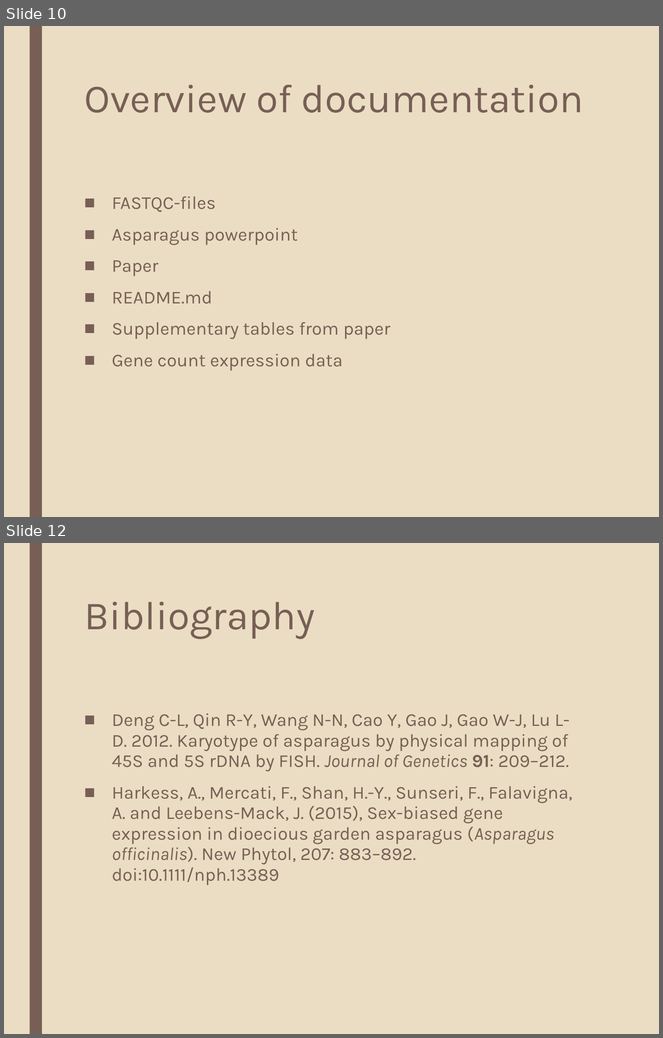
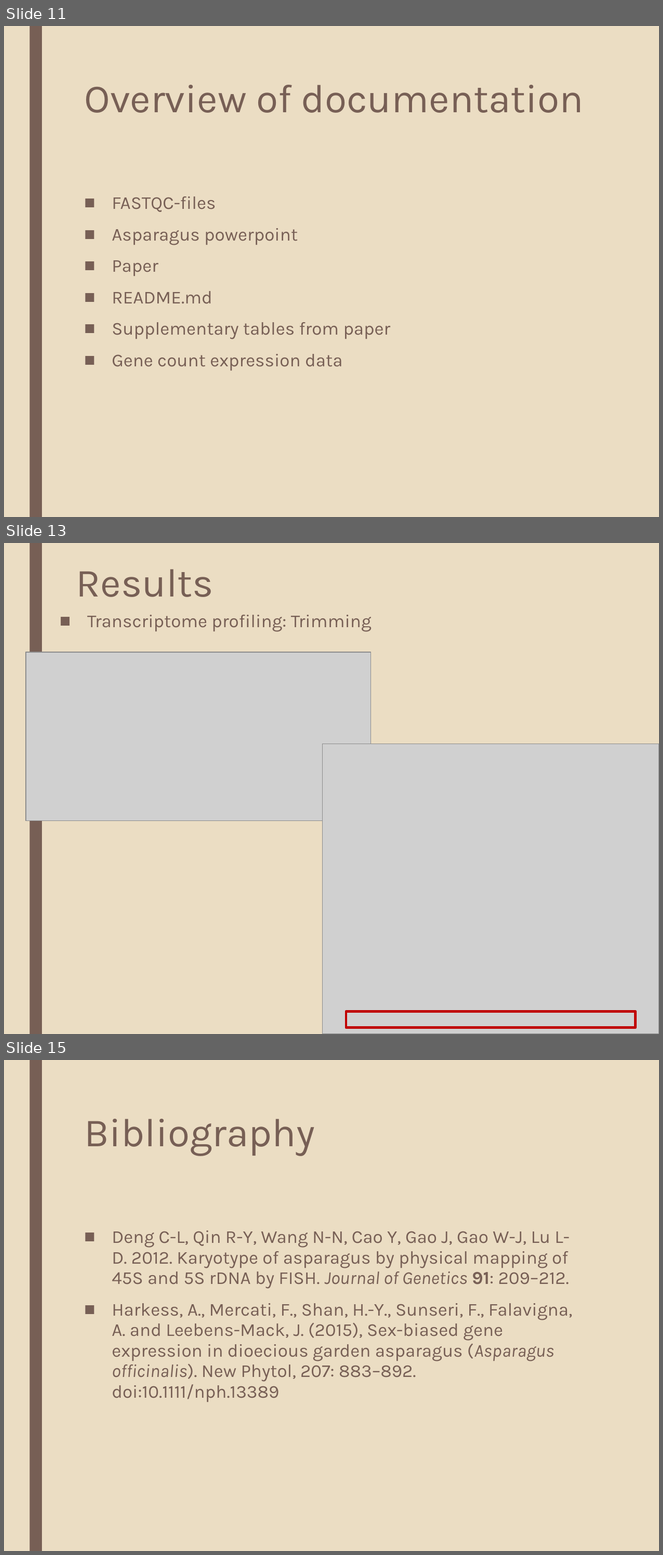
Before and after one commit to katholan/BCB546X-Spring2017_Valerin_final_project, a slide deck: asparagus.pptx. Shown one above the other, each under a label of ours: slides 10 and 12 before the commit, slides 11, 13 and 15 after it; the slides between them are not shown. The pictures are 663x1038 and 663x1555 pixels, drawn with LibreOffice and Linux fonts; fonts in the diff are those of the drawing; grey boxes stand for pictures. Boxes give left, top, right and bottom in pixels: in the first picture for what was removed or moved away, otherwise in the second. Text is boxed around its words. In the diff, an @@ line names an element or a change of style, - is before the commit and + after.

Commit message:
transcriptome profiling added

```diff
--- a/asparagus.pptx
+++ b/asparagus.pptx
@@ slide 13 added at bbox=[4, 543, 659, 1034], background #EBDDC3; not listed: 1 template element that a slide beside it also shows @@
@@ title added at bbox=[76, 569, 214, 597], 44 pt, text #775F55 @@
+Results
@@ text added at bbox=[87, 615, 372, 632], 20 pt, text #775F55 @@
+■ Transcriptome profiling: Trimming
@@ picture added at bbox=[26, 652, 371, 822] @@
@@ picture added at bbox=[322, 744, 659, 1034] @@
@@ rectangle added at bbox=[346, 1012, 636, 1028], outline #C00000 2.75 pt @@
@@ what was slide 10 is now slide 11 @@
@@ what was slide 12 is now slide 15 @@
```
Also in this commit, not shown: 4 slides changed, 4 other slides added, 2 slides removed.
